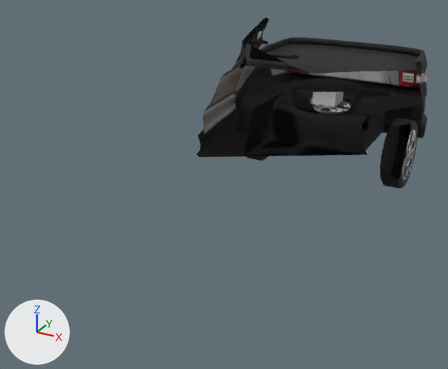
One commit to the COLLADA model objects3d/truck.dae: the scene before it, then after it.
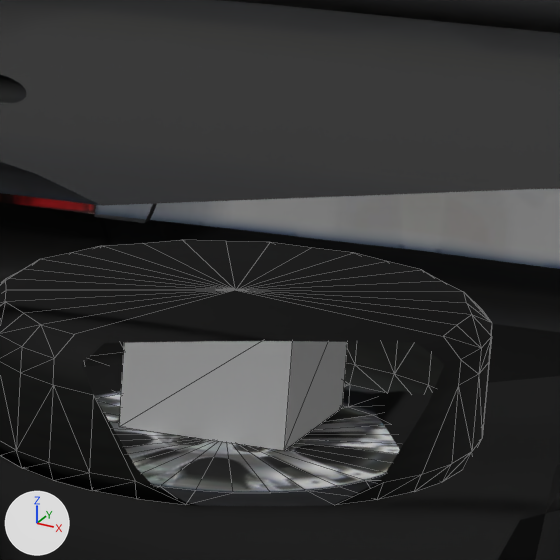
There are two pictures of each version: one whole from a 50 mm camera at (28.4, -62.1, 35.1) aimed at (-3.1, -4.7, 6.4), one close up on the part from 66% to 83% of the width and 12% to 33% of the height. The axes (+X, +Y, +Z) are drawn at lower left. The lights are the same throughout. The close-ups show mesh edges as thin lines. Everything nearer to the camera than a plane just in front of the edit is cut away. Where no turn or scale is listed for an object, it has been applied to the vertices. Vertices at the same position are counted once.

In view in the first close-up: 'attachPoint', 'body', 'center'.
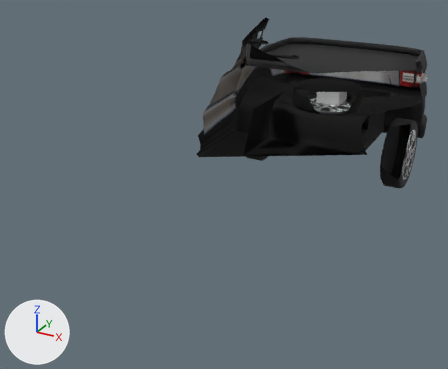
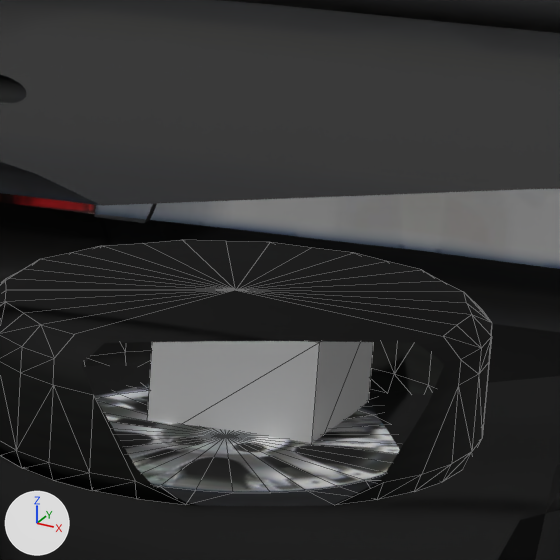
Changed parts and their boxes [x1, y1, x2, y2] in the close-ups (560 x 560 px):
'attachPoint', moved
    before: [119, 341, 347, 451]
    after: [147, 341, 373, 443]

What changed in the scene script:
```text
Change me_attachpointmesh:
    where me_attachpointmesh.from_pydata(...)  # 8 vertices, 12 faces; spans x -1.65..1.65, y -1.65..1.65, z 0.0..2.48
    used by ob_attachpoint; location = (0.21, 19.63, 10.5)
    me_attachpointmesh part 1: the whole mesh is moved by (0.0, 0.0, -1.24)
Change ob_attachpoint:
    ob_attachpoint.location: (0.21, 19.63, 10.5) -> (0.48, 20.42, 11.2)
```
